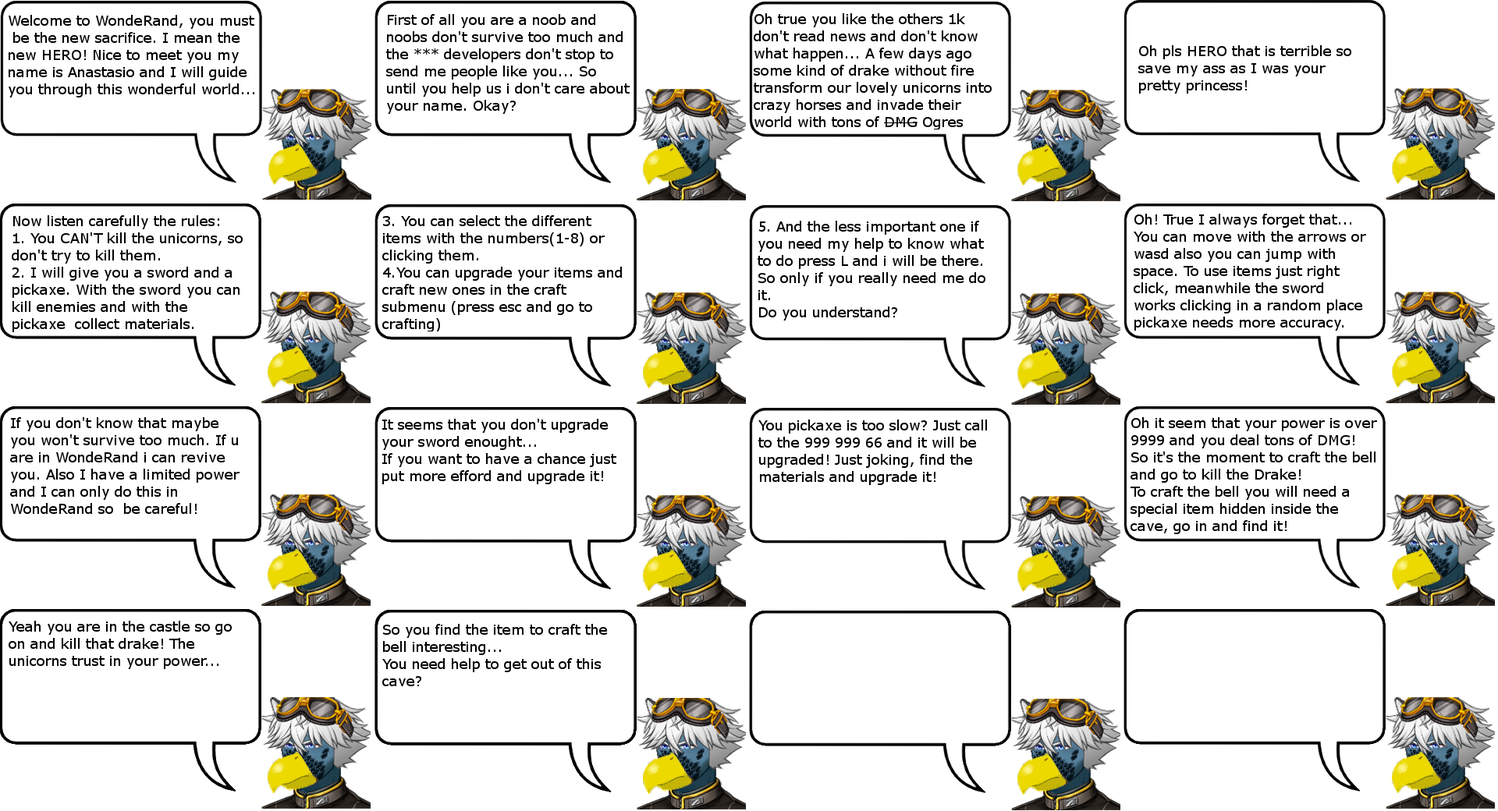
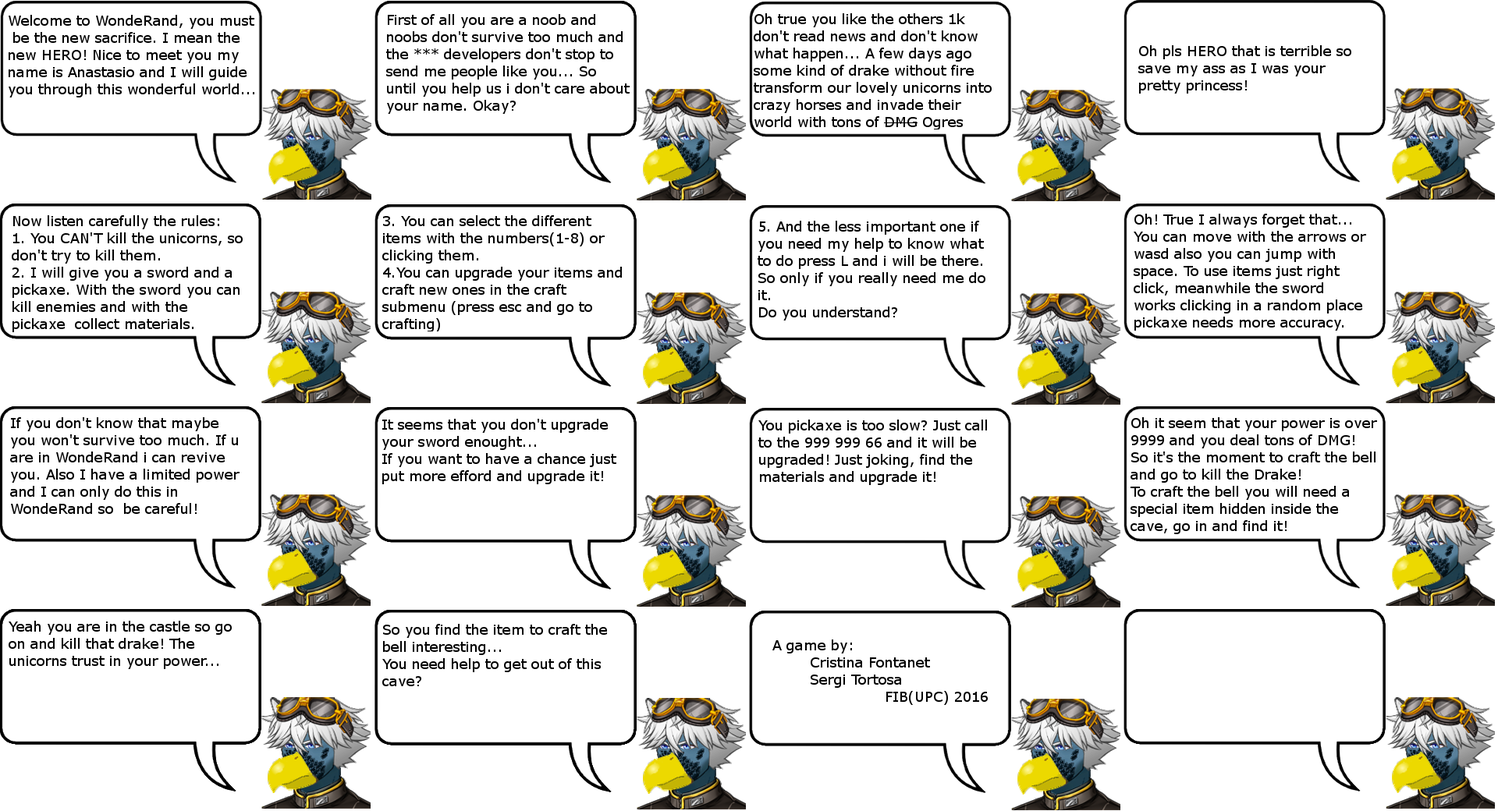
Before/after of a 1498×811 layered artwork. What changed in the layer stack:
added layer "A game by: ..." above "Oh it seem that your power is ..." over [772, 639, 988, 706]
